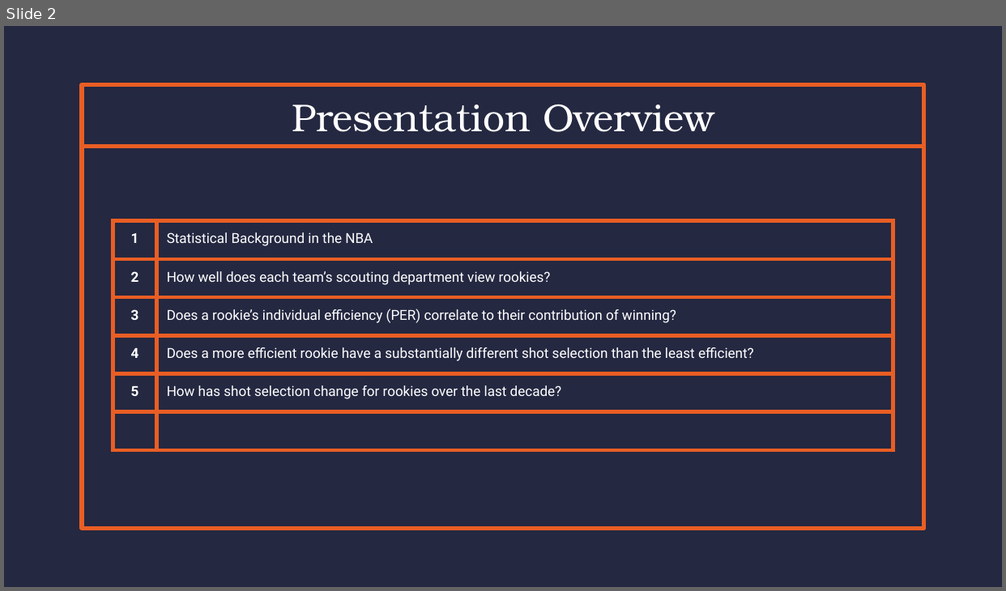
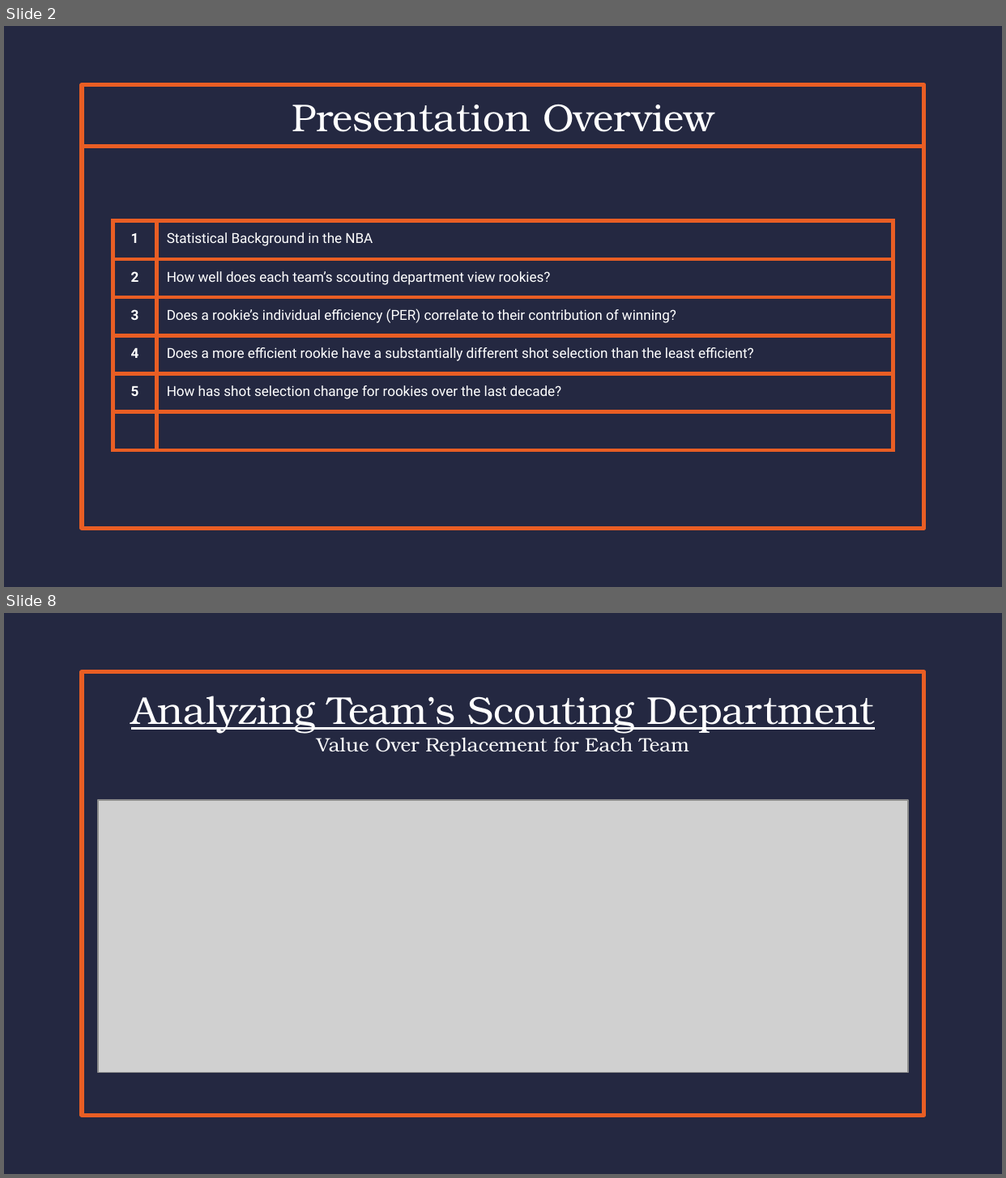
Before and after one commit to Zavello/capstone_DA12_NBA, a slide deck: CapStone Presentation.pptx. Shown one above the other, each under a label of ours: slide 2 before the commit, slides 2 and 8 after it; the slides between them are not shown. The pictures are 1006x591 and 1006x1178 pixels, drawn with LibreOffice and Linux fonts; fonts in the diff are those of the drawing; grey boxes stand for pictures. Boxes give left, top, right and bottom in pixels: in the first picture for what was removed or moved away, otherwise in the second. Text is boxed around its words. In the diff, an @@ line names an element or a change of style, - is before the commit and + after.

```diff
--- a/CapStone Presentation.pptx
+++ b/CapStone Presentation.pptx
@@ slide 8 added at <box>4,613,1002,1174</box>, background #242841; not listed: 1 template element that a slide beside it also shows @@
@@ text added at <box>131,696,875,756</box>, 28 pt, text #FFFFFF, underline @@
+Analyzing Team’s Scouting Department
+Value Over Replacement for Each Team
@@ picture added at <box>98,799,908,1072</box> @@
```
Also in this commit, not shown: 7 other slides added, 2 slides removed, 5 other files.
